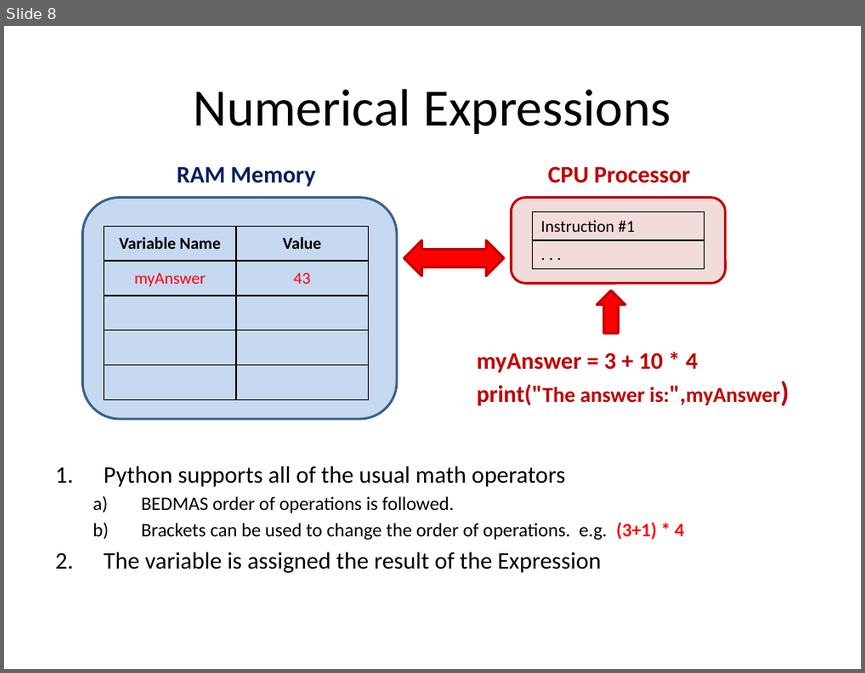
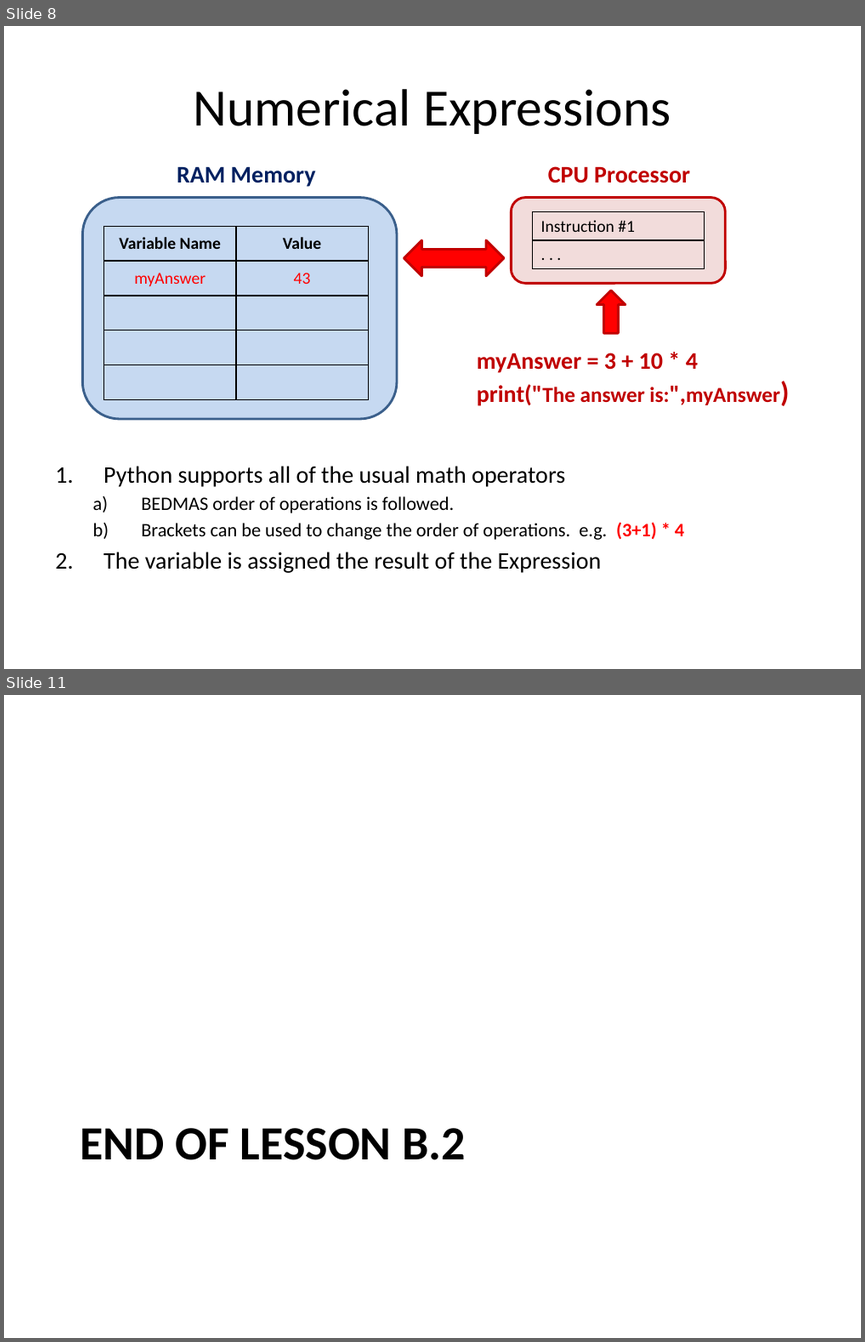
Before and after one commit to Greg5519/ICS2O0, a slide deck: Topic B Programming Introduction/B.2 Lesson - Python Variable Basics.pptx. Shown one above the other, each under a label of ours: slide 8 before the commit, slides 8 and 11 after it; the slides between them are not shown. The pictures are 865x673 and 865x1342 pixels, drawn with LibreOffice and Linux fonts; fonts in the diff are those of the drawing. Boxes give left, top, right and bottom in pixels: in the first picture for what was removed or moved away, otherwise in the second. Text is boxed around its words. In the diff, an @@ line names an element or a change of style, - is before the commit and + after.

```diff
--- a/Topic B Programming Introduction/B.2 Lesson - Python Variable Basics.pptx
+++ b/Topic B Programming Introduction/B.2 Lesson - Python Variable Basics.pptx
@@ slide 11 added at [4,695,861,1338], background #FFFFFF @@
@@ title added at [80,1128,466,1160], 40 pt, text #000000, bold @@
+END OF LESSON B.2
```
Also in this commit, not shown: 4 slides changed, 3 other files.
